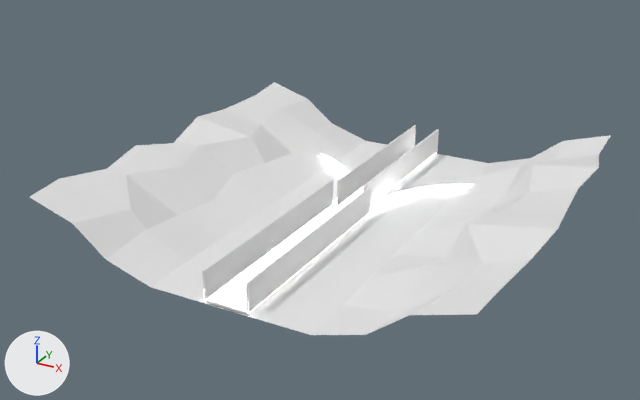
The FBX model Assets/FBX/Environment/Roads/RoadLevel1Last.fbx as it was, and as the next commit left it.
The view is the same before and after, from a 50 mm lens placed at (353.0, -890.0, 352.0), pointed at (-16.0, -220.0, 17.0). Every picture has the same lights, and +X, +Y and +Z are marked at lower left. Where no turn or scale is listed for an object, it has been applied to the vertices.

Names of what the first picture shows: 'RoadLevel1Last', 'RoadLevel1Last_cldr', 'RoadLevel1Last_cldr_walls'.
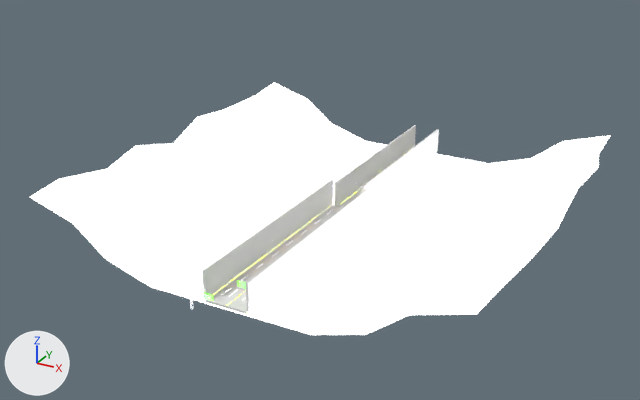
The change in detail:
In material 'Grid' (mat_grid), emission_strength is now set to 2.0.

What differs and where, as boxes (x1, y1, x2, y2) in the pictures (640 x 400 px):
'RoadLevel1Last', surface changed: (30, 82, 611, 335) in both
